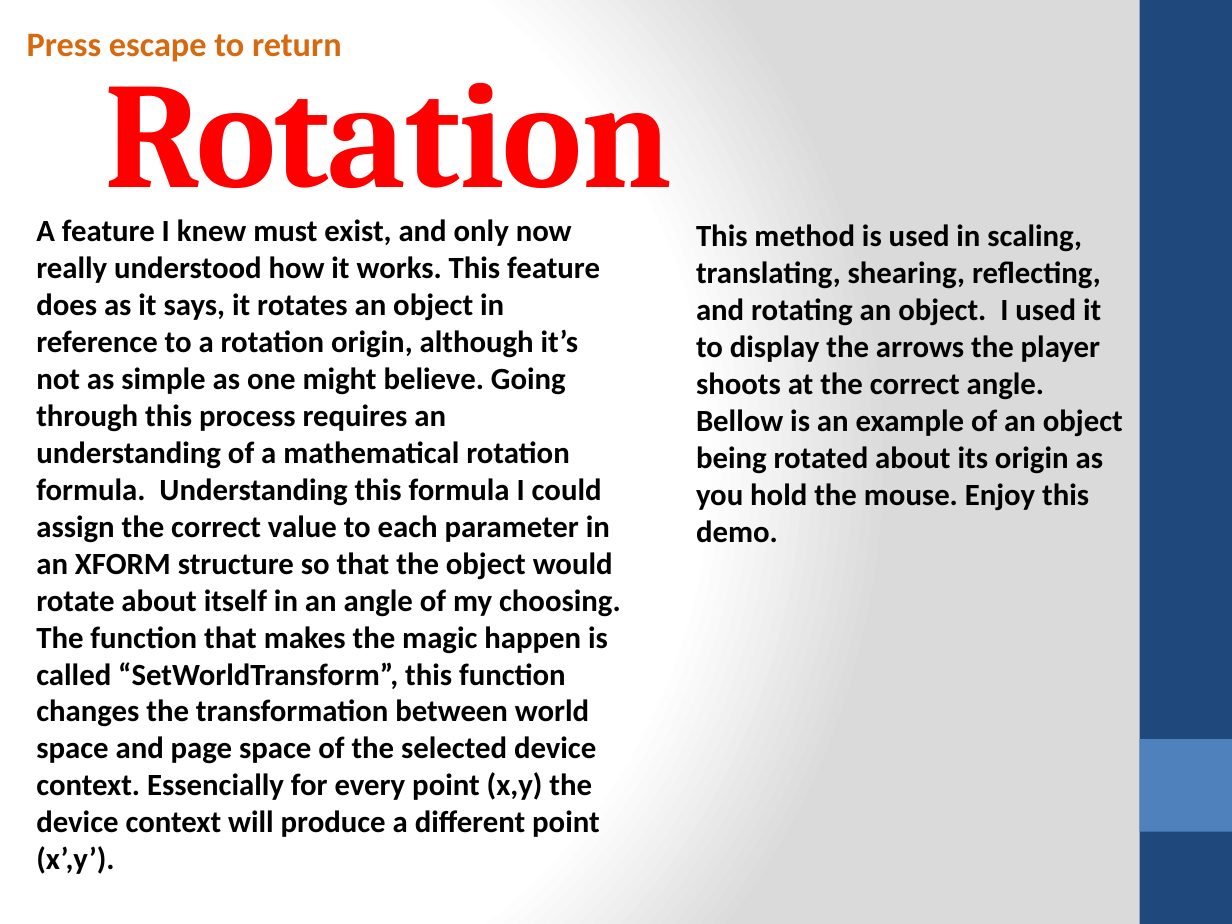
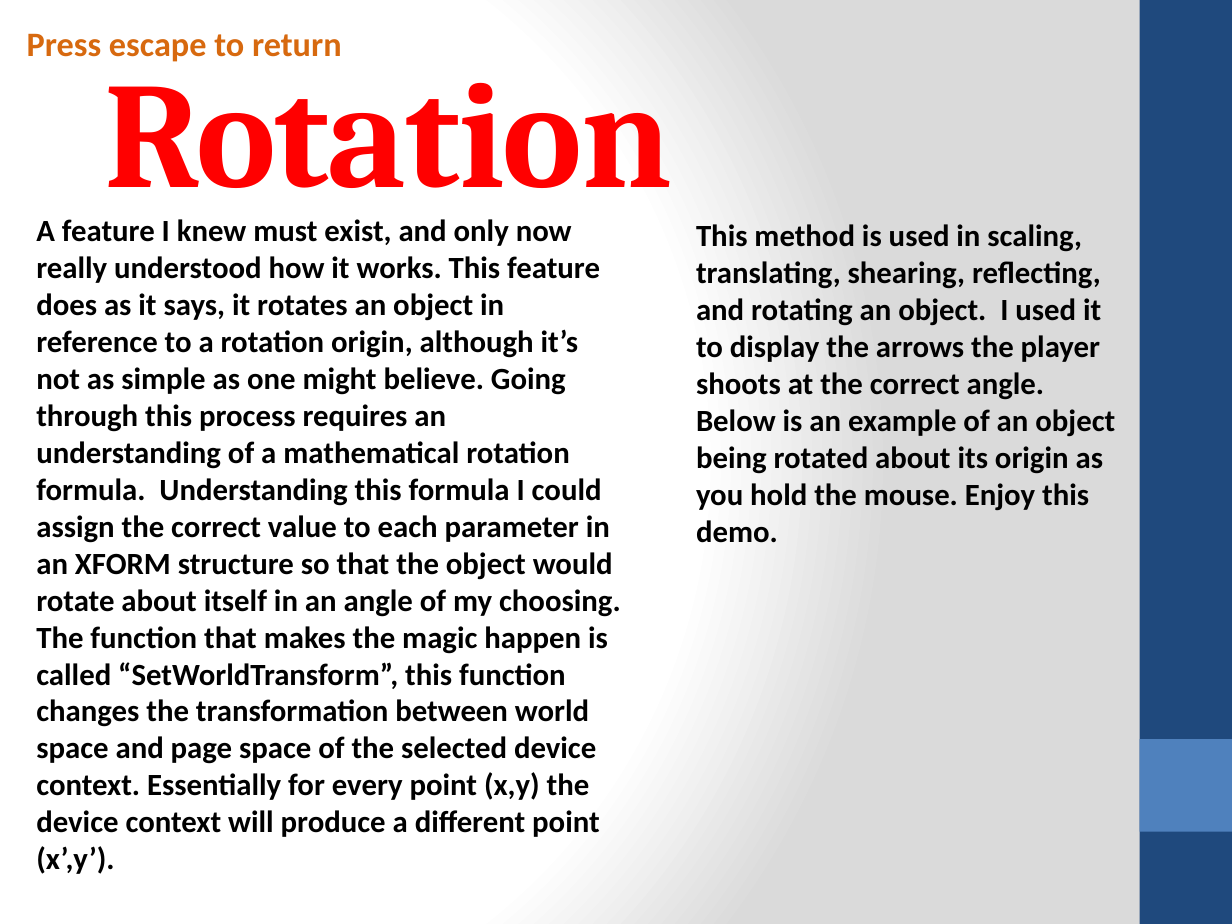
Before and after one commit to DanielEliad/Assembly-Game, a slide deck: slide 1 of AssemblyDone/RotationP.pptx. Drawn at 1232x924 pixels with LibreOffice and Linux fonts; fonts in the diff are those of the drawing. Boxes give left, top, right and bottom in pixels: in the first picture for what was removed or moved away, otherwise in the second. Text is boxed around its words. In the diff, an @@ line names an element or a change of style, - is before the commit and + after.

```diff
--- a/AssemblyDone/RotationP.pptx
+++ b/AssemblyDone/RotationP.pptx
@@ text at [36,219,621,874]: text changed @@
-A feature I knew must exist, and only now really understood how it works. This feature does as it says, it rotates an object in reference to a rotation origin, although it’s not as simple as one might believe. Going through this process requires an understanding of a mathematical rotation formula. Understanding this formula I could assign the correct value to each parameter in an XFORM structure so that the object would rotate about itself in an angle of my choosing. The function that makes the magic happen is called “SetWorldTransform”, this function changes the transformation between world space and page space of the selected device context. Essencially for every point (x,y) the device context will produce a different point (x’,y’).
+A feature I knew must exist, and only now really understood how it works. This feature does as it says, it rotates an object in reference to a rotation origin, although it’s not as simple as one might believe. Going through this process requires an understanding of a mathematical rotation formula. Understanding this formula I could assign the correct value to each parameter in an XFORM structure so that the object would rotate about itself in an angle of my choosing. The function that makes the magic happen is called “SetWorldTransform”, this function changes the transformation between world space and page space of the selected device context. Essentially for every point (x,y) the device context will produce a different point (x’,y’).
@@ text at [696,409,1115,543]: text changed @@
-Bellow is an example of an object being rotated about its origin as you hold the mouse. Enjoy this demo.
+Below is an example of an object being rotated about its origin as you hold the mouse. Enjoy this demo.
```
Also in this commit, not shown: 24 other files.
